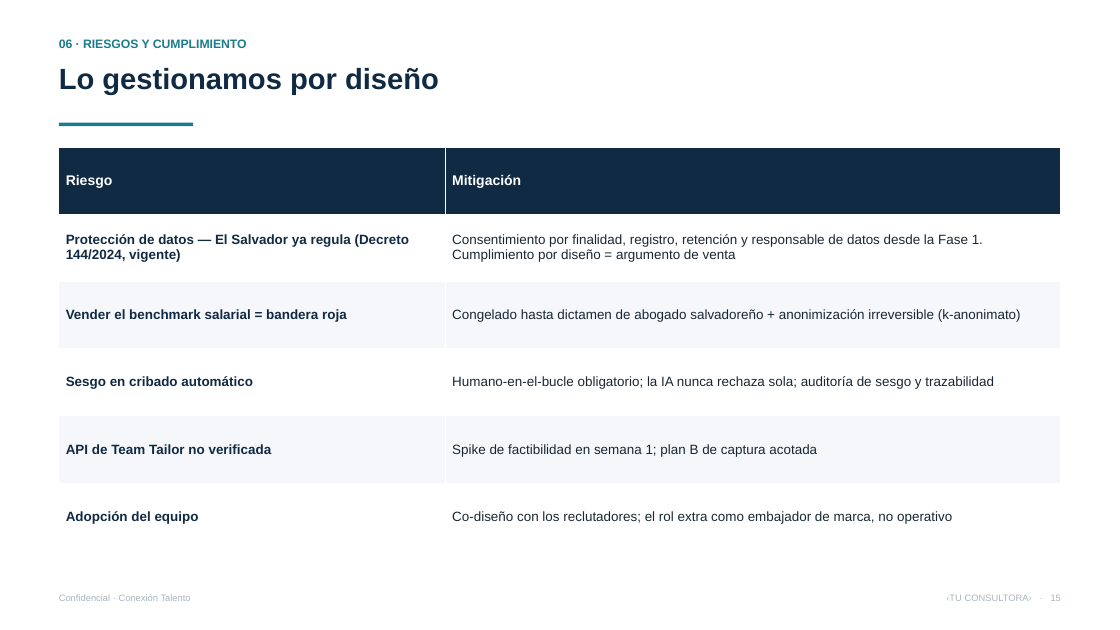
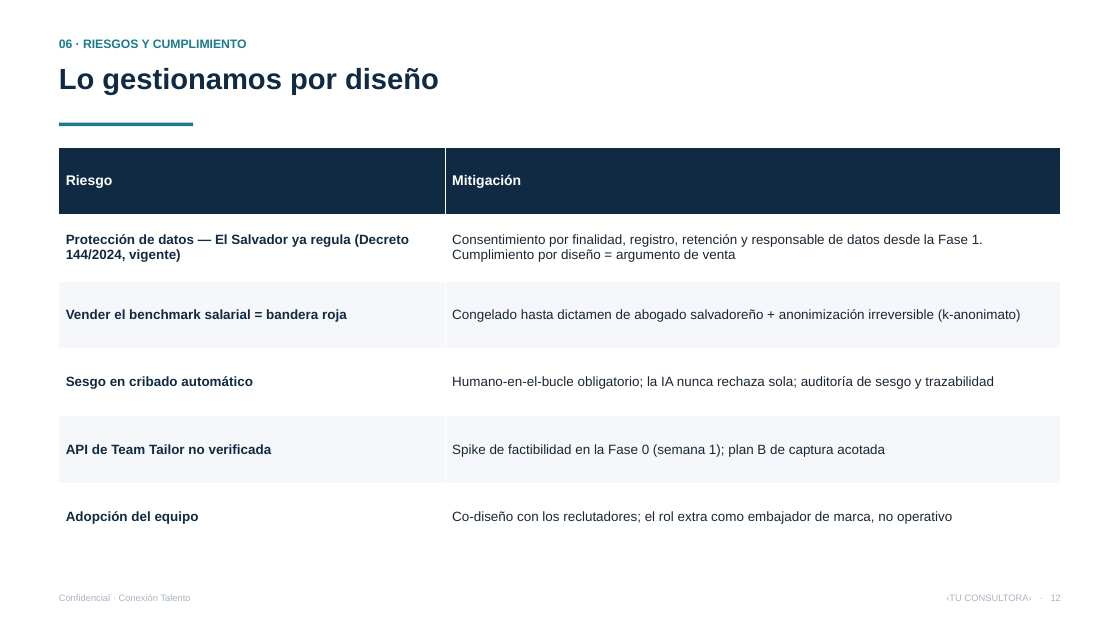
Before and after one commit to vverlaine/conexion-talento-ia, a slide deck: slide 12 of 04-propuesta/Presentacion-Conexion-Talento.pptx (slide 15 before the commit). Drawn at 1120x630 pixels with LibreOffice and Linux fonts; fonts in the diff are those of the drawing. Boxes give left, top, right and bottom in pixels: in the first picture for what was removed or moved away, otherwise in the second. Text is boxed around its words. In the diff, an @@ line names an element or a change of style, - is before the commit and + after.

```diff
--- a/04-propuesta/Presentacion-Conexion-Talento.pptx
+++ b/04-propuesta/Presentacion-Conexion-Talento.pptx
@@ table at (59,147,1061,550) @@
-row 5, column 2: Spike de factibilidad en semana 1; plan B de captura acotada
+row 5, column 2: Spike de factibilidad en la Fase 0 (semana 1); plan B de captura acotada
```
Also in this commit, not shown: 10 other slides changed, 6 slides added, 4 slides removed, 8 other files.
